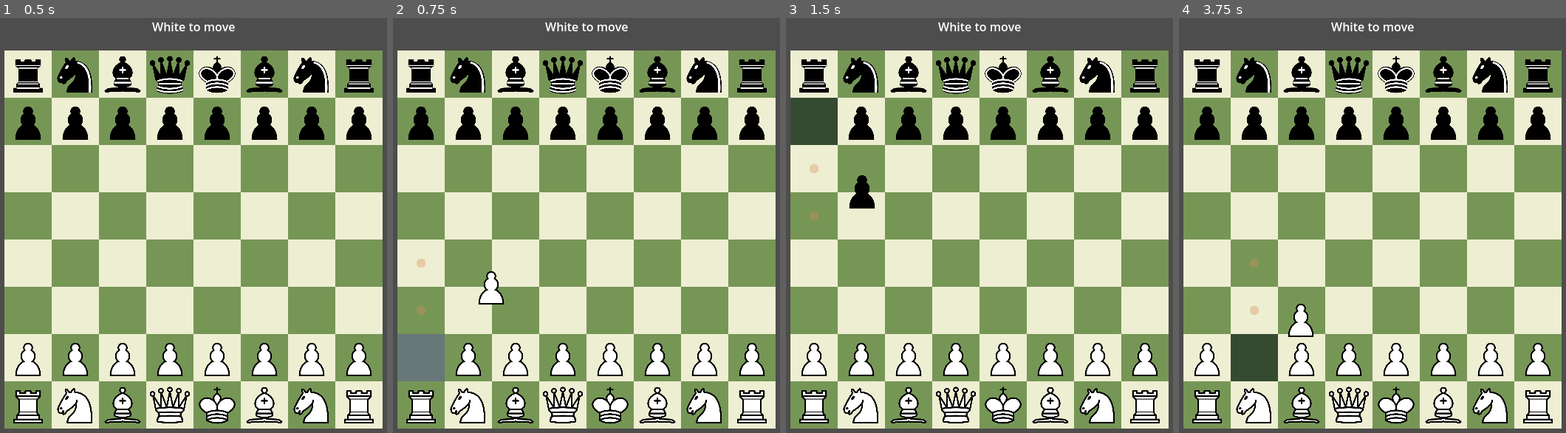
Above: before the commit, frames 1-4 (left to right).
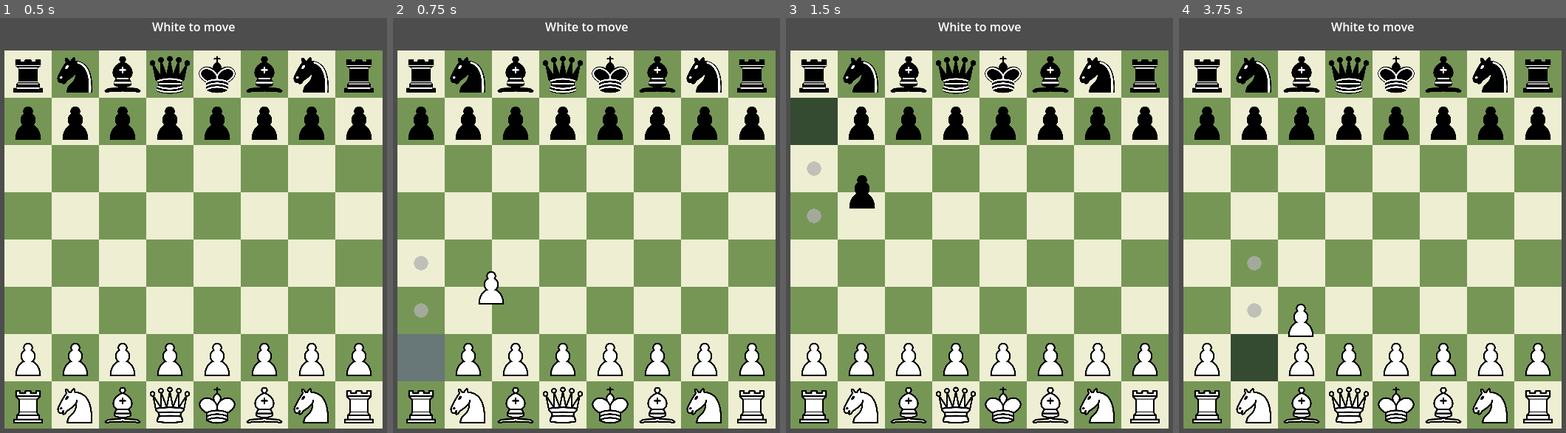
Above: after the commit, the same moments.

Repository: Lizard-Brain-Labs/chess-game
Game: Godot game, scene res://scenes/main.tscn
The game is run twice, just before and just after one commit, with the same random seed, the same clock (stepped at 60 frames per second) and the same inputs.
Inputs (mouse positions are in pixels of both pictures, inside the frame that each line leads up to):
- Up to frame 1 (0.5 s): no input
- Up to frame 2 (0.75 s): tap Enter at 0.5 s; drag from (420, 358) to (629, 142) at 0.52 s
- Up to frame 3 (1.5 s): drag from (813, 121) to (956, 329) at 1.27 s
- Up to frame 4 (3.75 s): move the mouse to (1206, 403) at 2.02 s; press the mouse at (1206, 403) at 2.03 s; release the mouse at (1206, 403) at 2.75 s; tap Space at 2.75 s; drag from (1206, 76) to (1240, 171) at 2.77 s; drag from (1252, 358) to (1395, 237) at 3.52 s

Frame 1 is identical in both runs. In frame 2, 0.2% of the frame differs, in the area x 5-10%, y 57-73%; in frame 3, 0.2%; in frame 4, 0.2%.

Commit message:
refactor move logic and introduce Move class for better move representation

Diff:
--- a/scripts/BoardState.gd
+++ b/classes/BoardState.gd
@@ -1,4 +1,5 @@
 class_name BoardState
+# Represents the state of a chess board in data
 
 const BOARD_SIZE = 8
 
@@ -12,7 +13,7 @@
 			grid[x].append(null)
 
 # Returns the piece data at a given position, or null
-func get_piece_at(pos: Vector2i) -> Piece:
+func get_piece_at(pos: Vector2i):
 	if is_within_bounds(pos):
 		return grid[pos.x][pos.y]
 	return null
--- /dev/null
+++ b/classes/Move.gd
@@ -0,0 +1,26 @@
+class_name Move
+# Represents a chess move action
+
+var from: Vector2i
+var to: Vector2i
+var piece: Piece
+var captured_piece: Piece
+var castle_rook = []
+var is_en_passant: bool
+var promotion_type: String
+
+func _init(
+    mv_piece: Piece,
+    mv_to: Vector2i,
+    mv_captured_piece: Piece = null,
+    mv_castle_rook = [],
+    mv_is_en_passant: bool = false,
+    mv_promotion_type: String = "",
+):
+    self.from = mv_piece.square_grid
+    self.to = mv_to
+    self.piece = mv_piece
+    self.captured_piece = mv_captured_piece
+    self.castle_rook = mv_castle_rook
+    self.is_en_passant = mv_is_en_passant
+    self.promotion_type = mv_promotion_type
--- a/scripts/piece.gd
+++ b/classes/Piece.gd
@@ -1,4 +1,5 @@
 class_name Piece extends Control
+# Represents a chess piece on the board
 
 signal piece_clicked(piece: Piece)
 
--- a/scenes/move_marker.tscn
+++ b/scenes/move_marker.tscn
@@ -17,8 +17,8 @@
 script = ExtResource("1_htbjf")
 
 [node name="Sprite2D" type="Sprite2D" parent="."]
-self_modulate = Color(0.834623, 0.558629, 0.336132, 0.352941)
+self_modulate = Color(0.694118, 0.694118, 0.694118, 0.752941)
 texture_filter = 6
 position = Vector2(32, 32)
-scale = Vector2(0.2, 0.2)
+scale = Vector2(0.3, 0.3)
 texture = ExtResource("1_inkqd")
--- a/scripts/MoveGenerator.gd
+++ b/scripts/MoveGenerator.gd
@@ -12,7 +12,7 @@
 const SE = SOUTH + EAST
 const SW = SOUTH + WEST
 
-static func get_moves(piece: Piece, board: BoardState) -> Array:
+static func get_moves(piece: Piece, board: BoardState) -> Array[Move]:
 	match piece.type:
 		"pawn":
 			return _get_pawn_moves(piece, board)
@@ -38,38 +38,42 @@
 			return []
 
 static func _get_pawn_moves(piece: Piece, board: BoardState) -> Array:
-	var moves := []
+	var moves: Array[Move] = []
 	var dir = NORTH if piece.color == "white" else SOUTH
 	var pos = piece.square_grid
 	var next = pos + dir
 	if board.is_within_bounds(next) and board.get_piece_at(next) == null:
-		moves.append(next)
+		moves.append(Move.new(piece, next))
 		# Double move if pawn hasn't moved yet
 		var double_next = next + dir
 		if not piece.has_moved and board.get_piece_at(double_next) == null:
-			moves.append(double_next)
+			moves.append(Move.new(piece, double_next))
 	# Captures
 	for diag in [dir + EAST, dir + WEST]:
 		var target = pos + diag
 		if board.is_within_bounds(target):
 			var occupant = board.get_piece_at(target)
 			if occupant and occupant.color != piece.color:
-				moves.append(target)
+				moves.append(Move.new(piece, target, occupant))
+	# En passant ...
+
+	# Promotion ...
+
 	return moves
 
 static func _get_moves_in_directions(
 	board: BoardState, piece: Piece, directions: Array, max_distance := 8
 ) -> Array:
-	var moves := []
+	var moves : Array[Move] = []
 	for dir in directions:
 		var current = piece.square_grid + dir
 		var steps = 1
 		while board.is_within_bounds(current) and steps <= max_distance:
 			var occupant = board.get_piece_at(current)
 			if occupant == null:
-				moves.append(current)
+				moves.append(Move.new(piece, current))
 			elif occupant.color != piece.color:
-				moves.append(current)
+				moves.append(Move.new(piece, current, occupant))
 				break
 			else:
 				break
@@ -78,7 +82,7 @@
 	return moves
 
 static func _get_knight_moves(piece, board: BoardState) -> Array:
-	var moves := []
+	var moves : Array[Move]= []
 	var jumps = [
 		Vector2i(-2, -1), Vector2i(-2, 1), Vector2i(-1, -2), Vector2i(-1, 2),
 		Vector2i(1, -2), Vector2i(1, 2), Vector2i(2, -1), Vector2i(2, 1)
@@ -87,8 +91,10 @@
 		var target = piece.square_grid + jump
 		if board.is_within_bounds(target):
 			var occupant = board.get_piece_at(target)
-			if occupant == null or occupant.color != piece.color:
-				moves.append(target)
+			if occupant == null:
+				moves.append(Move.new(piece, target))
+			elif occupant.color != piece.color:
+				moves.append(Move.new(piece, target, occupant))
 	return moves
 
 static func _get_king_moves(piece: Piece, board: BoardState) -> Array:
@@ -99,7 +105,7 @@
 	return moves
 
 static func _get_castling_moves(piece, board: BoardState) -> Array:
-	var moves := []
+	var moves : Array[Move]= []
 	if piece.has_moved:
 		return moves # King has moved, can't castle
 
@@ -117,7 +123,7 @@
 				clear = false
 				break
 		if clear:
-			moves.append(Vector2i(row, col + 2))
+			moves.append(Move.new(piece, Vector2i(row, col + 2), null, [kingside_rook, Vector2i(row, 5)]))
 
 	# Queenside castling
 	var queenside_rook_pos = Vector2i(row, 0)
@@ -129,6 +135,6 @@
 				clear = false
 				break
 		if clear:
-			moves.append(Vector2i(row, col - 2))
+			moves.append(Move.new(piece, Vector2i(row, col - 2)))
 
 	return moves
--- a/scripts/main.gd
+++ b/scripts/main.gd
@@ -22,7 +22,8 @@
 var selected_piece : Piece = null
 var selected_square : ColorRect
 var end_square: ColorRect
-var markers = []
+var move_choices = {}
+var markers:Array[Control] = []
 var board_state : BoardState
 var white_turn = true
 
@@ -54,10 +55,10 @@
 	if selected_piece:
 		selected_square = board.squares[selected_piece.square_name]
 		selected_square.self_modulate = Color.SLATE_GRAY
-		print("Selected: %s on %s" % [selected_piece.name, selected_square.name])
 		var moves = MoveGenerator.get_moves(selected_piece, board_state)
 		for move in moves:
-			add_marker(board.square_from_cell(move))
+			add_marker(board.square_from_cell(move.to))
+			move_choices[move.to] = move
 
 func _drag_selected_piece():
 	if selected_piece:
@@ -73,7 +74,8 @@
 
 	var valid = _is_valid_move_to(end_square.name)
 	if valid:
-		_move_selected_piece_to(end_square)
+		var move = move_choices[Vector2i(end_square.rank, end_square.file)]
+		_move_selected_piece(move, end_square)
 	else:
 		_reset_piece_to_selected_square()
 
@@ -85,13 +87,24 @@
 			return true
 	return false
 
-# TODO: Add a Move class to represent a move action: to, from, capture, castle, promotion, etc.
-func _move_selected_piece_to(square: Square):
+func _move_selected_piece(move: Move, square: Square):
+	print("Moving ", selected_piece.name, " to ", square.name)
 	square.self_modulate = Color.SLATE_GRAY
 	selected_piece.position = square.position
 	selected_piece.square_name = square.name
 	selected_piece.square_grid = Vector2i(square.rank, square.file)
 	selected_piece.has_moved = true
+	if move.captured_piece:
+		print("Capturing ", move.captured_piece.name)
+		move.captured_piece.queue_free()
+	elif move.castle_rook:
+		var rook = move.castle_rook[0]
+		var new_rook_square = board.square_from_cell(move.castle_rook[1])
+		print("Castling rook ", rook.name, " to ", new_rook_square.name)
+		rook.position = new_rook_square.position
+		rook.square_name = new_rook_square.name
+		rook.square_grid = Vector2i(new_rook_square.rank, new_rook_square.file)
+		rook.has_moved = true
 	_next_turn()
 
 func _reset_piece_to_selected_square():
Renamed: scripts/BoardState.gd.uid -> classes/BoardState.gd.uid
Not shown, added: classes/Move.gd.uid
Renamed: scripts/piece.gd.uid -> classes/Piece.gd.uid
Renamed: scripts/square.gd -> classes/Square.gd
Renamed: scripts/square.gd.uid -> classes/Square.gd.uid
Not shown, removed: scripts/Logic.gd.uid
